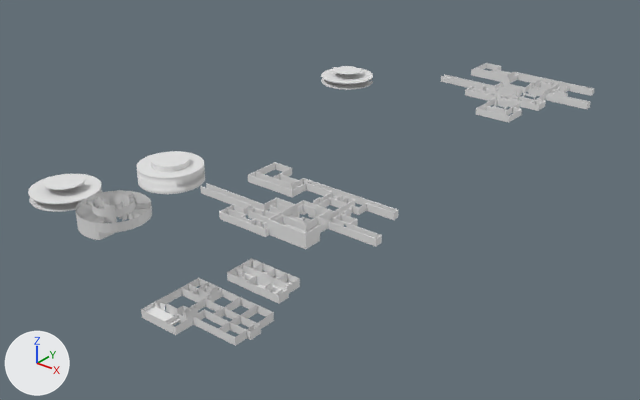
The Blender file Assets/Models/SkoleMap.blend: old version first, new version second.
Camera for both pictures: a 50 mm lens placed at (68.0, -60.0, 48.8), pointed at (-3.3, 29.1, -6.5). Every picture has the same lights, and +X, +Y and +Z are marked at lower left. Materials are left out; every surface is plain grey.
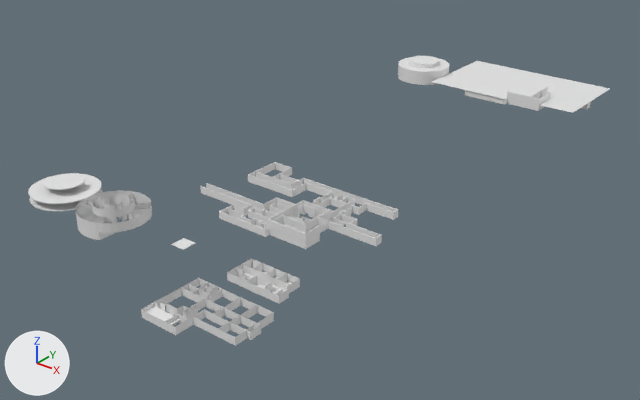
Boxes (x1, y1, x2, y2) around the edits, measured in the pictures (640 x 400 px):
'Plane.008', modifiers changed: before (28, 162, 399, 249); after (28, 162, 398, 249)
'Plane.005', added: after (171, 61, 610, 250)
'Plane.003', deleted: before (321, 63, 594, 111)
'ScienceInterior', reshaped, moved, turned: before (137, 151, 205, 194); after (398, 56, 449, 85)
'Plane.004', deleted: before (476, 97, 522, 123)
part 1 of me_cylinder, built on: before (137, 165, 205, 194); after (398, 56, 449, 85)

The change, as a diff of the scene's bpy script:
```diff
--- a/Assets/Models/SkoleMap.blend.py
+++ b/Assets/Models/SkoleMap.blend.py
@@ me_cylinder @@
 # used by ob_scienceinterior; location = (-15.0, 11.7, 0.0)
-me_cylinder.from_pydata(...)  # 192 vertices, 163 faces; spans x -3.49..5.29, y -4.9..3.88, z 0.0..3.0
+me_cylinder.from_pydata(...)  # 416 vertices, 357 faces; spans x -3.55..5.35, y -4.96..3.94, z -0.06..3.06
+# me_cylinder part 1: 64 vertices removed from x -3.49..5.29, y -4.9..3.88, z 1.02; 288 vertices added at x -3.55..5.35, y -4.96..3.94, z -0.06..3.06
@@ me_plane_005 @@
+me_plane_005.from_pydata(...)  # 869 vertices, 880 faces; spans x -8.1..17.6, y -59.0..22.5, z -0.3..2.0
@@ ob_plane_008 @@
 _m = ob_plane_008.modifiers.new('Solidify', 'SOLIDIFY')
 _m.nonmanifold_thickness_mode = 'EVEN'
+_m.nonmanifold_boundary_mode = 'FLAT'
@@ ob_scienceinterior @@
 ob_scienceinterior = bpy.data.objects.new('ScienceInterior', me_cylinder)
-ob_scienceinterior.location = (-15.0, 11.7, 0.0)
+ob_scienceinterior.location = (-12.9, 69.7, 0.0)
+ob_scienceinterior.rotation_euler = (0.0, 0.0, -0.0668)  # degrees (0, 0, -3.8)
@@ ob_plane_003 @@
-ob_plane_003 = bpy.data.objects.new('Plane.003', me_plane_003)
-ob_plane_003.location = (0.0, 58.0, 0.0)
@@ ob_plane_004 @@
-ob_plane_004 = bpy.data.objects.new('Plane.004', me_plane_004)
-ob_plane_004.location = (8.7, 62.2, 0.5)
-ob_plane_004.rotation_euler = (1.571, 0.0, 3.142)  # degrees (90, 0, 180)
-ob_plane_004.scale = (0.918, 0.5, 1.0)
@@ ob_plane_005 @@
+ob_plane_005 = bpy.data.objects.new('Plane.005', me_plane_005)
+ob_plane_005.location = (0.0, 58.0, 0.0)
```
